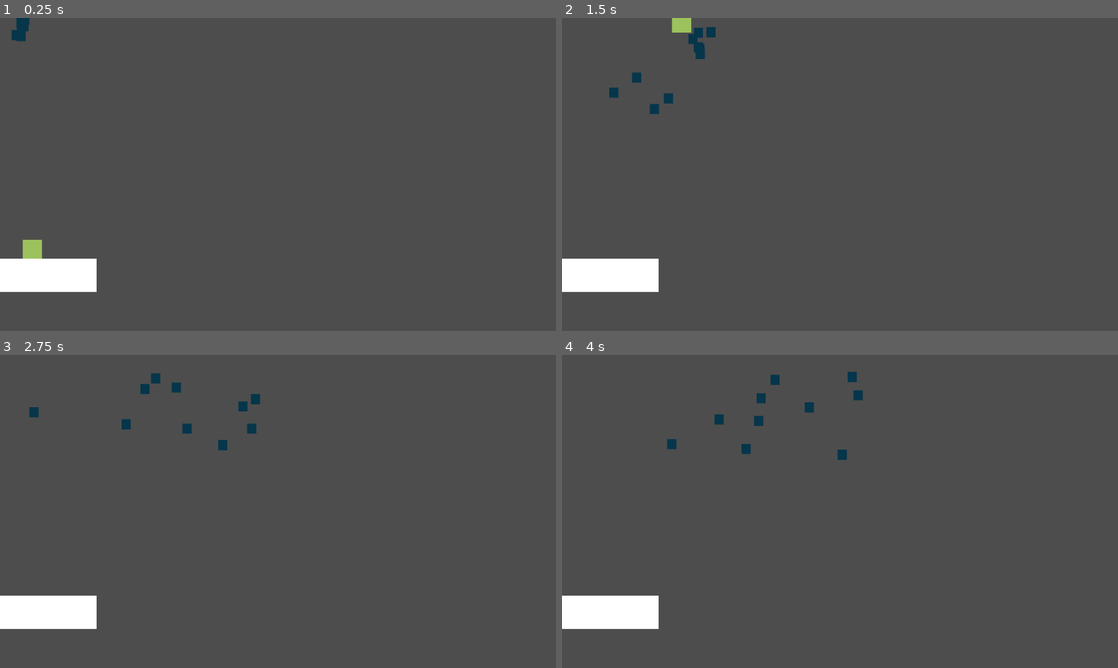
Above: before the commit, frames 1-4 (two rows, left to right).
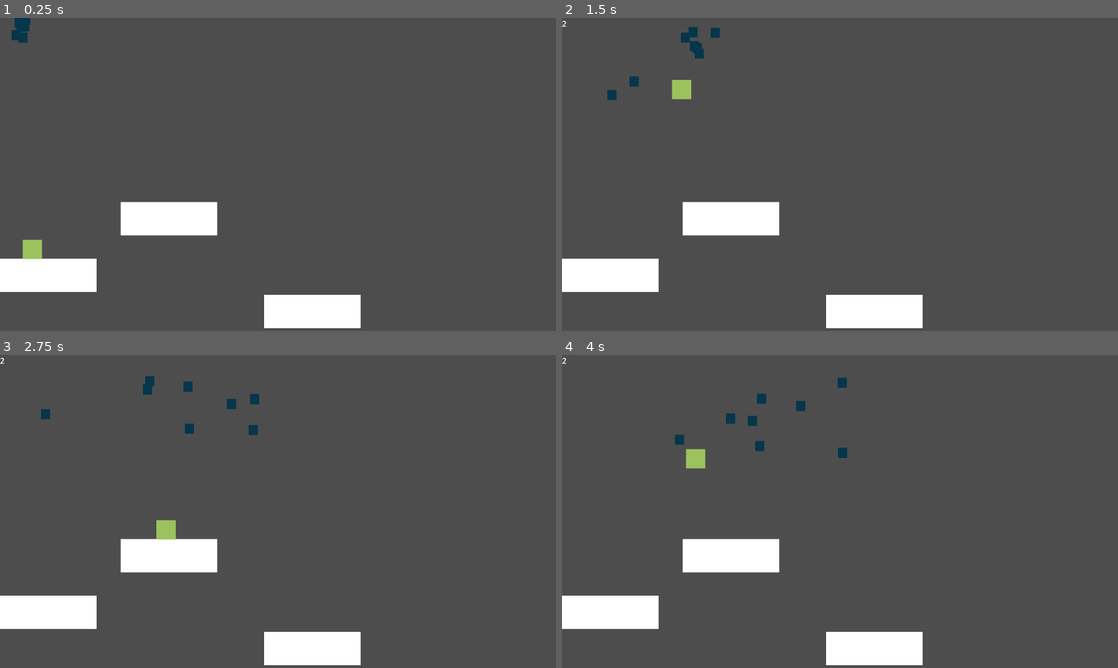
Above: after the commit, the same moments.

Repository: ClementRivaille/jumping-frogs
Game: Godot game, scene res://Main.tscn
The game is run twice, just before and just after one commit, with the same random seed, the same clock (stepped at 60 frames per second) and the same inputs.
Inputs (mouse positions are in pixels of both pictures, inside the frame that each line leads up to):
- Up to frame 1 (0.25 s): no input
- Up to frame 2 (1.5 s): tap Enter (ui_accept) at 0.5 s; drag from (612, 274) to (895, 105) at 0.52 s; drag from (728, 190) to (812, 237) at 1.27 s
- Up to frame 3 (2.75 s): move the mouse to (333, 442) at 2.02 s; click (333, 442) at 2.17 s
- Up to frame 4 (4 s): drag from (812, 574) to (673, 464) at 2.77 s; move the mouse to (1006, 558) at 3.52 s; click (1006, 558) at 3.67 s; tap Enter (ui_accept) at 3.77 s

The runs differ from the first frame. In frame 1, 3.8% of the frame differs, in the area x 2-65%, y 0-100%; in frame 2, 4.6%; in frame 3, 4.6%; in frame 4, 4.8%, in the area x 0-65%, y 0-100%.

Commit message:
feat: catch fly

Diff:
--- a/Main.tscn
+++ b/Main.tscn
@@ -1,8 +1,9 @@
-[gd_scene load_steps=6 format=3 uid="uid://er6dpfspguc0"]
+[gd_scene load_steps=7 format=3 uid="uid://er6dpfspguc0"]
 
 [ext_resource type="PackedScene" uid="uid://cw64bi4h4q7br" path="res://scenes/Frog.tscn" id="1_dn6oc"]
 [ext_resource type="PackedScene" uid="uid://crje4f4x3w0f0" path="res://scenes/Platform.tscn" id="2_gr0qy"]
 [ext_resource type="PackedScene" uid="uid://d3uan07s2wxat" path="res://scenes/Fly.tscn" id="3_gyo8n"]
+[ext_resource type="PackedScene" uid="uid://bgja3y0mfnuqr" path="res://scenes/Debug.tscn" id="4_lix75"]
 
 [sub_resource type="PhysicsMaterial" id="PhysicsMaterial_4owon"]
 rough = true
@@ -14,10 +15,18 @@
 [node name="Main" type="Node2D"]
 
 [node name="Frog" parent="." instance=ExtResource("1_dn6oc")]
+z_index = 1
 position = Vector2(47, 458)
 collision_layer = 2
+VFORCE = 850.0
 
 [node name="Platform" parent="." instance=ExtResource("2_gr0qy")]
+
+[node name="Platform2" parent="." instance=ExtResource("2_gr0qy")]
+position = Vector2(250, 381)
+
+[node name="Platform3" parent="." instance=ExtResource("2_gr0qy")]
+position = Vector2(547, 573)
 
 [node name="Walls" type="Node2D" parent="."]
 
@@ -58,3 +67,9 @@
 [node name="Fly9" parent="FliesSpawner" instance=ExtResource("3_gyo8n")]
 
 [node name="Fly10" parent="FliesSpawner" instance=ExtResource("3_gyo8n")]
+
+[node name="UI" type="CanvasLayer" parent="."]
+layer = 2
+follow_viewport_enabled = true
+
+[node name="Debug" parent="UI" instance=ExtResource("4_lix75")]
--- a/project.godot
+++ b/project.godot
@@ -15,6 +15,10 @@
 config/features=PackedStringArray("4.1", "GL Compatibility")
 config/icon="res://icon.svg"
 
+[autoload]
+
+Store="*res://scenes/Store.tscn"
+
 [display]
 
 window/stretch/mode="viewport"
--- /dev/null
+++ b/scenes/Debug.tscn
@@ -0,0 +1,36 @@
+[gd_scene load_steps=2 format=3 uid="uid://bgja3y0mfnuqr"]
+
+[ext_resource type="Script" path="res://scripts/Debug.gd" id="1_smkoy"]
+
+[node name="Debug" type="Control"]
+layout_mode = 3
+anchors_preset = 15
+anchor_right = 1.0
+anchor_bottom = 1.0
+grow_horizontal = 2
+grow_vertical = 2
+script = ExtResource("1_smkoy")
+
+[node name="Level" type="Label" parent="."]
+layout_mode = 1
+anchors_preset = 1
+anchor_left = 1.0
+anchor_right = 1.0
+offset_left = -40.0
+offset_bottom = 23.0
+grow_horizontal = 0
+
+[node name="Score" type="Label" parent="."]
+layout_mode = 0
+offset_right = 40.0
+offset_bottom = 23.0
+
+[node name="Event" type="Label" parent="."]
+layout_mode = 1
+anchors_preset = 5
+anchor_left = 0.5
+anchor_right = 0.5
+offset_left = -46.0
+offset_right = 46.0
+offset_bottom = 26.0
+grow_horizontal = 2
--- a/scenes/Fly.tscn
+++ b/scenes/Fly.tscn
@@ -6,11 +6,12 @@
 radius = 12.6491
 
 [node name="Fly" type="CharacterBody2D"]
-collision_layer = 6
-collision_mask = 0
+collision_layer = 4
+collision_mask = 2
 motion_mode = 1
 script = ExtResource("1_6fgp6")
 speed = 200.0
+speed_diff = 50.0
 max_y = 250.0
 max_x = 1150.0
 padding = 30.0
--- /dev/null
+++ b/scenes/Store.tscn
@@ -0,0 +1,6 @@
+[gd_scene load_steps=2 format=3 uid="uid://ttjkyhskvtl6"]
+
+[ext_resource type="Script" path="res://scripts/GameStore.gd" id="1_t4dt8"]
+
+[node name="Store" type="Node2D"]
+script = ExtResource("1_t4dt8")
--- /dev/null
+++ b/scripts/Debug.gd
@@ -0,0 +1,26 @@
+extends Control
+class_name Debug
+
+@onready var score_label: Label = $Score
+@onready var level_label: Label = $Level
+@onready var event_label: Label = $Event
+@onready var store: GameStore = Store
+
+# Called when the node enters the scene tree for the first time.
+func _ready() -> void:
+  store.score_updated.connect(on_update_score)
+  store.level_updated.connect(on_update_level)
+  store.game_over.connect(on_game_over)
+  store.complete.connect(on_complete)
+
+func on_update_score(score: int):
+  score_label.text = "%s" % score
+
+func on_update_level(level: int):
+  level_label.text = "%s" % level
+
+func on_game_over():
+  event_label.text = "GAME OVER"
+
+func on_complete():
+  event_label.text = "FINISHED"
--- a/scripts/Fly.gd
+++ b/scripts/Fly.gd
@@ -15,6 +15,8 @@
 var close := 2
 var fly_speed = 50.0
 
+signal catched
+
 func _ready() -> void:
   pick_destination()
 
@@ -31,3 +33,7 @@
   velocity = position.direction_to(destination) * fly_speed
   debug.global_position = destination
   move_and_slide()
+
+func on_catch():
+  catched.emit()
+  queue_free()
--- a/scripts/Frog.gd
+++ b/scripts/Frog.gd
@@ -5,6 +5,7 @@
 @export var MAX_HFORCE = 400.0
 
 @onready var joint: PinJoint2D = $PinJoint2D
+@onready var store: GameStore = Store
 
 func _input(event: InputEvent) -> void:
   if event.is_action_pressed("ui_accept"):
@@ -18,3 +19,7 @@
 func _on_body_entered(body: Node) -> void:
   if body is Platform:
     joint.node_b = body.get_path()
+  if body is Fly:
+    store.catch_fly()
+    var fly: Fly = body
+    fly.on_catch()
--- /dev/null
+++ b/scripts/GameStore.gd
@@ -0,0 +1,40 @@
+extends Node2D
+class_name GameStore
+
+@export var score_goal = 20
+@export var max_level = 3
+
+var level = 0
+var score = 0
+var finished = false
+
+signal score_updated(value: int)
+signal level_updated(value: int)
+signal level_up
+signal level_down
+signal complete
+signal game_over
+
+func catch_fly():
+  score += 1
+  score_updated.emit(score)
+  if score >= score_goal && !finished:
+    level_success()
+
+func level_success():
+  level += 1
+  level_updated.emit(level)
+  score = 0
+  score_updated.emit(score)
+  if level >= max_level:
+    finished = true
+    complete.emit()
+  else:
+    level_up.emit()
+
+func level_fail():
+  level = maxi(0, level - 1)
+  level_updated.emit(level)
+  level_down.emit()
+  if level == 0:
+    game_over.emit()
Not shown, changed: .gitignore
